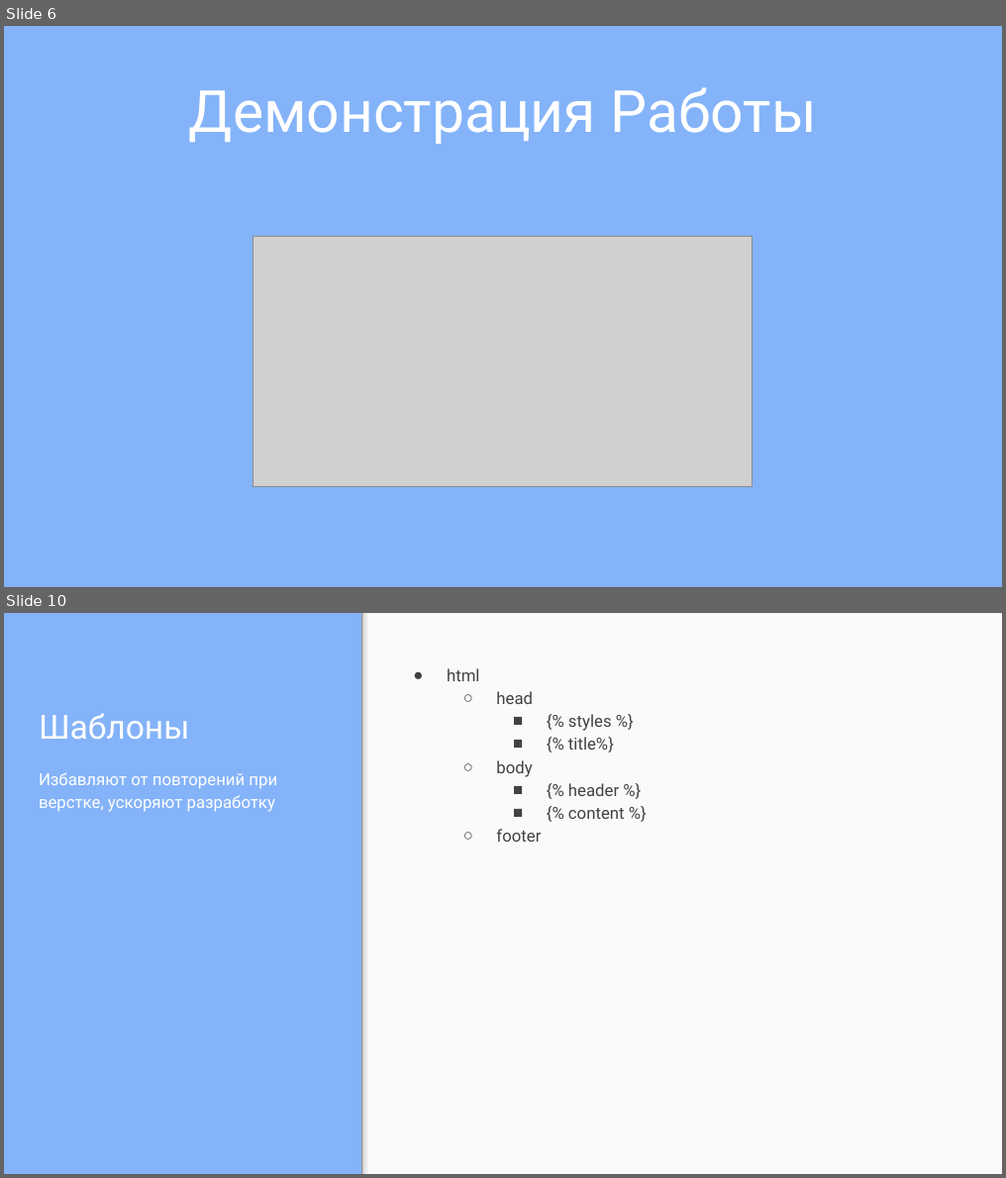
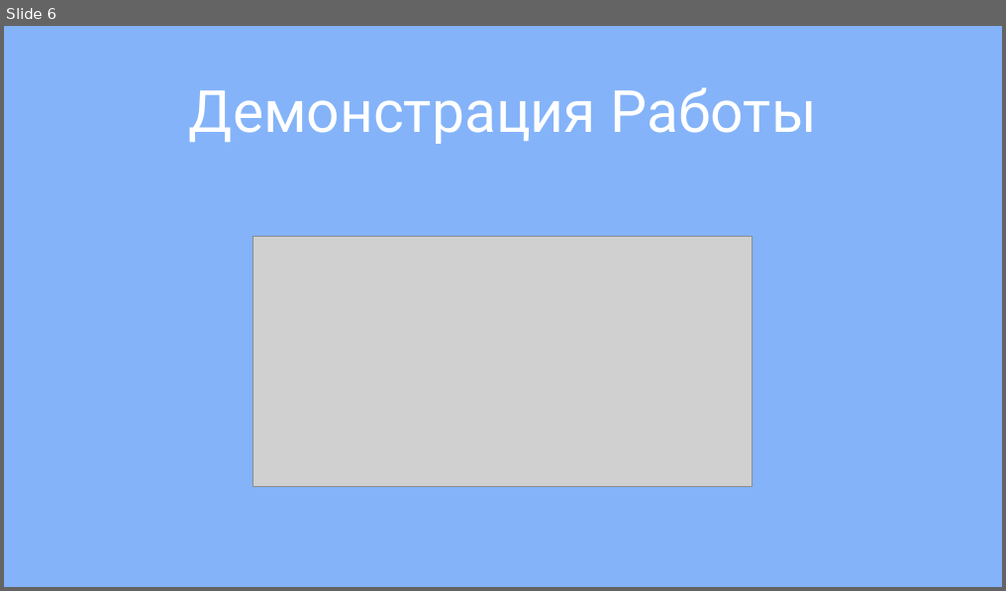
Before and after one commit to BearForesterSmallBeef/TeacherAndParent, a slide deck: materials/presentation/presentation.pptx. Shown one above the other, each under a label of ours: slides 6 and 10 before the commit, slide 6 after it; the slides between them are not shown. The pictures are 1006x1178 and 1006x591 pixels, drawn with LibreOffice and Linux fonts; fonts in the diff are those of the drawing; grey boxes stand for pictures. Boxes give left, top, right and bottom in pixels: in the first picture for what was removed or moved away, otherwise in the second. Text is boxed around its words. In the diff, an @@ line names an element or a change of style, - is before the commit and + after.

```diff
--- a/materials/presentation/presentation.pptx
+++ b/materials/presentation/presentation.pptx
@@ slide 10 removed at <box>4,613,1002,1174</box>, background #84B3F9 @@
@@ rectangle removed at <box>361,613,1002,1173</box> @@
@@ rectangle removed at <box>361,613,373,1173</box> @@
@@ text removed at <box>447,668,625,842</box> @@
-● html
-  ○ head
-    ■ {% styles %}
-    ■ {% title%}
-  ○ body
-    ■ {% header %}
-    ■ {% content %}
-  ○ footer
@@ title removed at <box>39,713,189,739</box> @@
-Шаблоны
@@ text removed at <box>39,772,277,812</box> @@
-Избавляют от повторений при верстке, ускоряют разработку
```
Also in this commit, not shown: 16 other slides removed, 37 other files.
